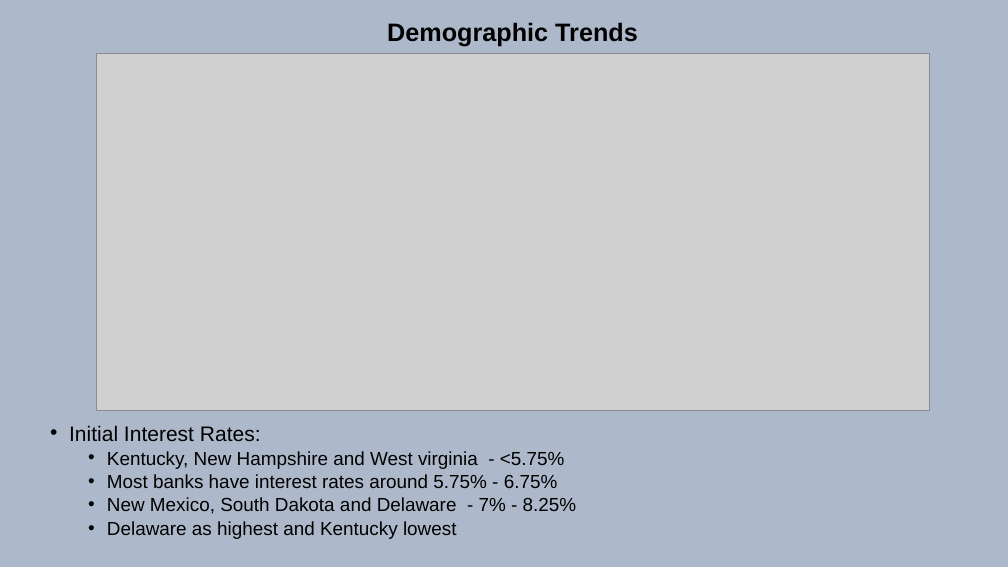
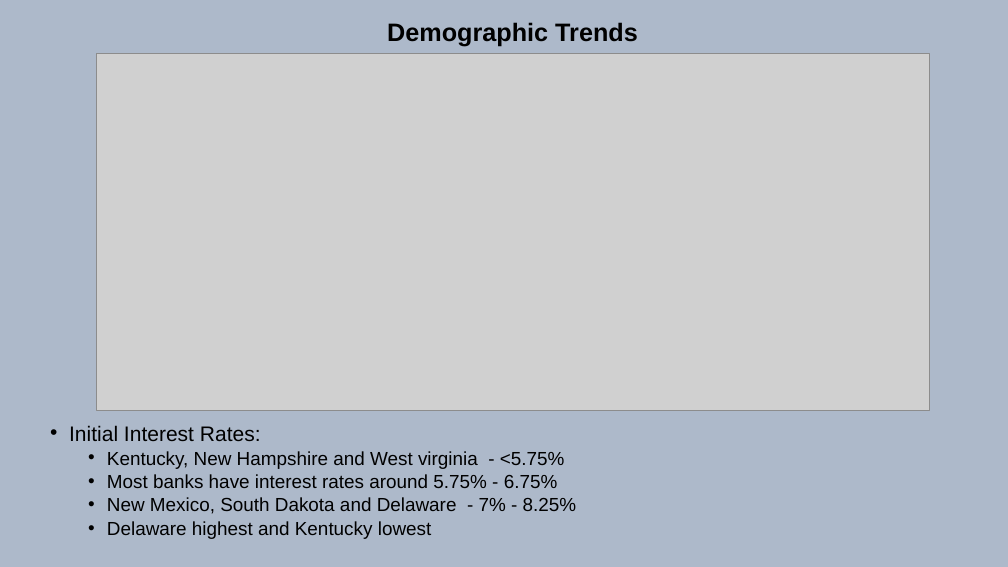
Before and after one commit to DineshDK672/Ryewalk_assignment, a slide deck: slide 11 of SBA 7(a) Presentation.pptx. Drawn at 1008x567 pixels with LibreOffice and Linux fonts; fonts in the diff are those of the drawing; grey boxes stand for pictures. Boxes give left, top, right and bottom in pixels: in the first picture for what was removed or moved away, otherwise in the second. Text is boxed around its words. In the diff, an @@ line names an element or a change of style, - is before the commit and + after.

```diff
--- a/SBA 7(a) Presentation.pptx
+++ b/SBA 7(a) Presentation.pptx
@@ text at [107, 521, 432, 539]: text changed @@
-  • Delaware as highest and Kentucky lowest
+  • Delaware highest and Kentucky lowest
```
Also in this commit, not shown: 5 other slides changed, 6 slides added, 1 other file.
